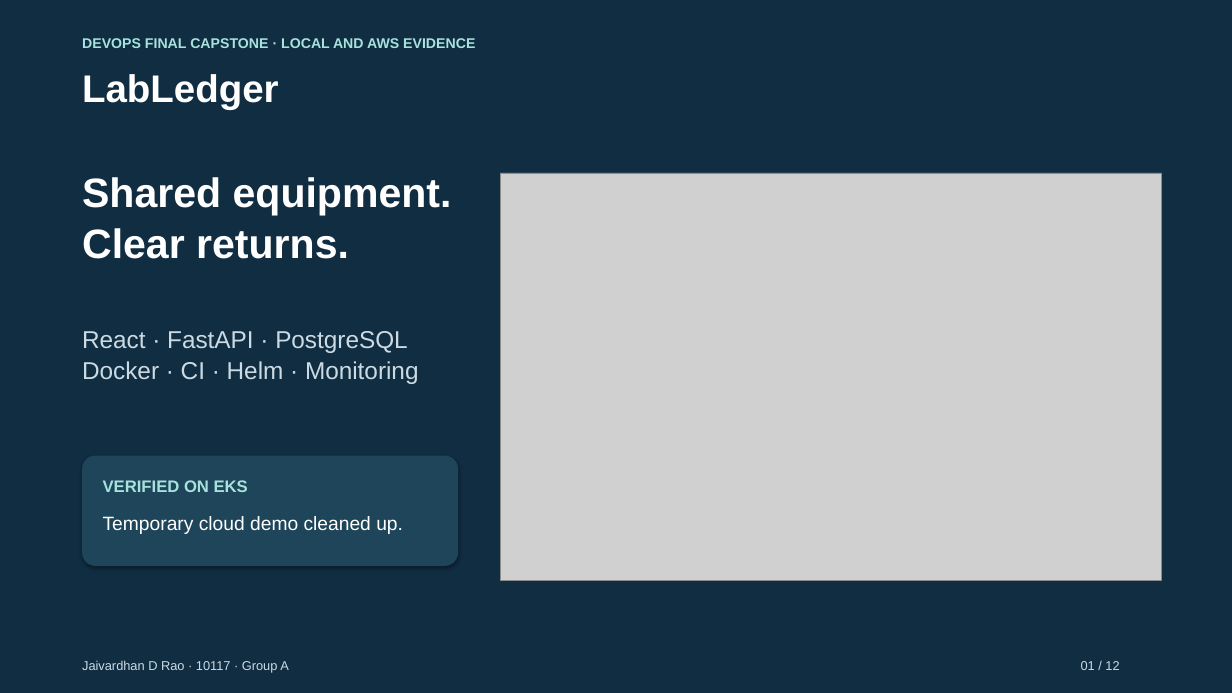
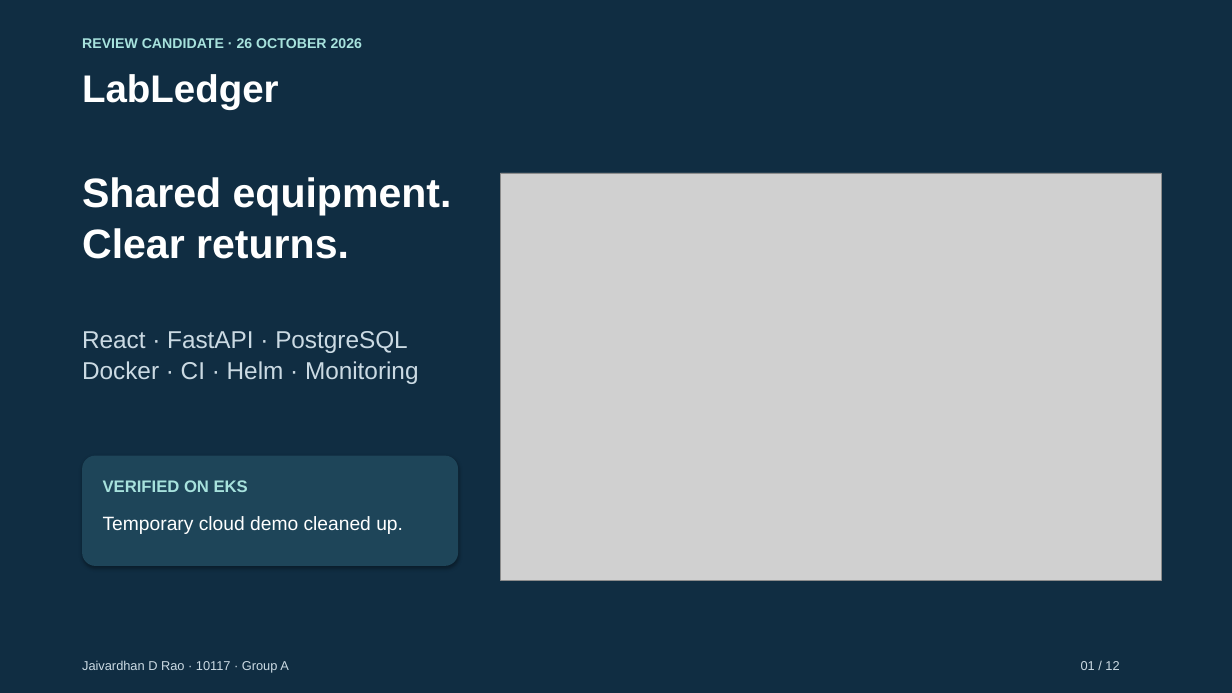
Before and after one commit to jaivardhandrao/labledger-devops-capstone, a slide deck: slide 1 of docs/presentation/LabLedger_Capstone_Presentation.pptx. Drawn at 1232x693 pixels with LibreOffice and Linux fonts; fonts in the diff are those of the drawing; grey boxes stand for pictures. Boxes give left, top, right and bottom in pixels: in the first picture for what was removed or moved away, otherwise in the second. Text is boxed around its words. In the diff, an @@ line names an element or a change of style, - is before the commit and + after.

```diff
--- a/docs/presentation/LabLedger_Capstone_Presentation.pptx
+++ b/docs/presentation/LabLedger_Capstone_Presentation.pptx
@@ text at (82,38,362,48): text changed @@
-DEVOPS FINAL CAPSTONE · LOCAL AND AWS EVIDENCE
+REVIEW CANDIDATE · 26 OCTOBER 2026
```
Also in this commit, not shown: 3 other slides changed, 13 other files.
